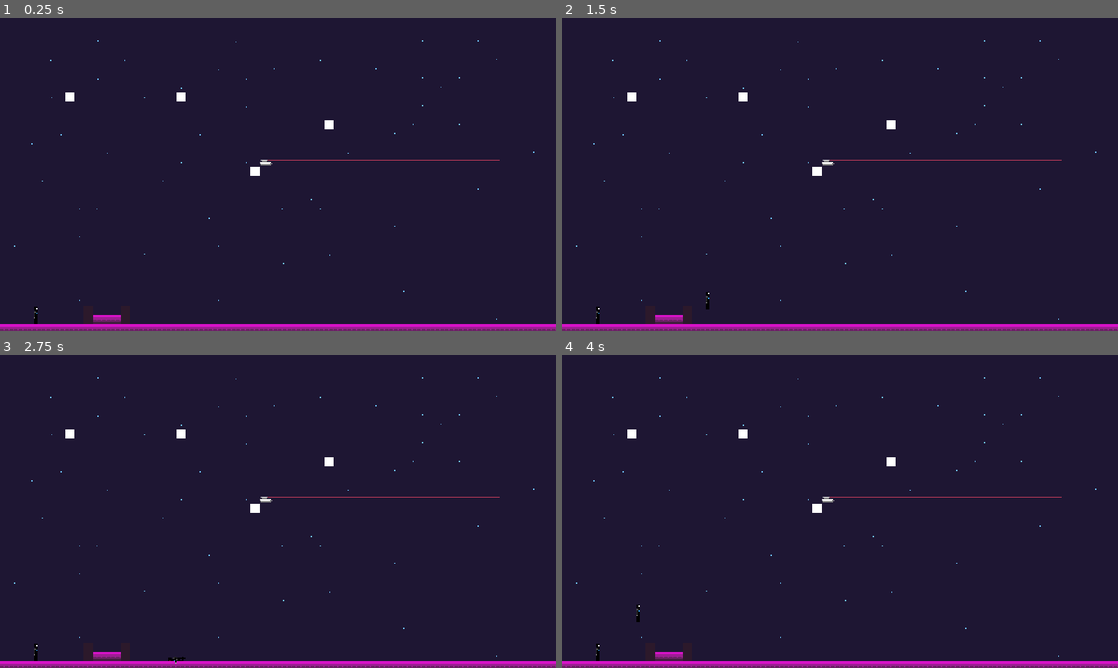
Above: before the commit, frames 1-4 (two rows, left to right).
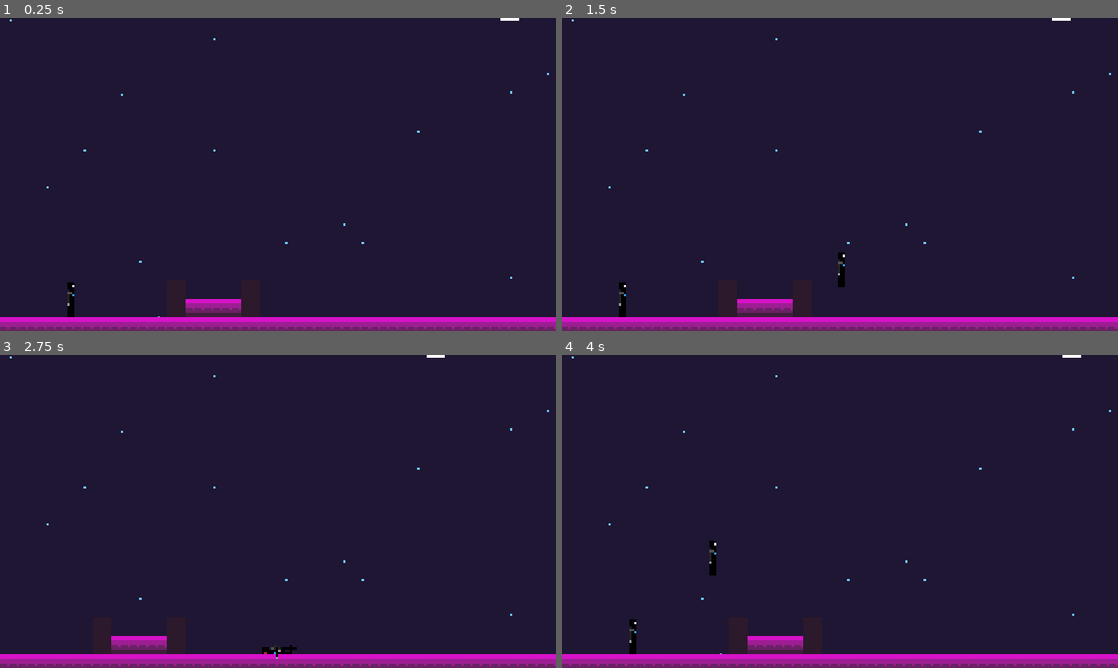
Above: after the commit, the same moments.

Repository: antiomiae/mario
Game: Godot game, scene res://tether/mega_scene.tscn
Two runs of this game, one before a commit and one after it. Both use one fixed random seed, a clock stepped at 60 frames per second and the inputs below. This scene is started directly instead of the project's main scene.
Inputs:
- Up to frame 1 (0.25 s): no input
- Up to frame 2 (1.5 s): tap Enter at 0.5 s; hold Right (ui_right) from 0.53 s (still down); tap G (grapple) at 0.6 s; tap Space (jump) at 0.77 s; tap Shift (run) at 1.35 s
- Up to frame 3 (2.75 s): tap Space (jump) at 1.52 s; release Right (ui_right) at 2.03 s; hold Left (ui_left) from 2.03 s (still down); tap F (shoot) at 2.1 s
- Up to frame 4 (4 s): release Left (ui_left) at 2.78 s; hold Right (ui_right) from 2.78 s (still down); tap G (grapple) at 2.85 s; tap Space (jump) at 3.02, 3.77 s; tap Escape (reset) at 3.5 s; tap Shift (run) at 3.6 s

The runs differ from the first frame. In frame 1, 4.9% of the frame differs, in the area x 0-100%, y 0-100%; in frame 2, 5.1%; in frame 3, 4.9%; in frame 4, 5.1%.

Commit message:
.

Diff:
--- a/player_input.gd
+++ b/player_input.gd
@@ -4,7 +4,9 @@
     var player_specific_action = _action_name_for_player(action, player)
     if InputMap.has_action(player_specific_action):
         return player_specific_action
-    return action
-
+    if player > 1:
+        return ''
+    else:
+        return action
 func _action_name_for_player(action, player):
     return "%s_player_%d" % [action, player]
--- a/tether/elevator.gd
+++ b/tether/elevator.gd
@@ -50,7 +50,7 @@
         if state != STATE.UP and state != STATE.MOVING_UP:
             go_to(p1)
             state = STATE.MOVING_UP
-
+    #_update_position(delta)
     call_deferred("_update_position", delta)
 
 
--- a/tether/elevator.tscn
+++ b/tether/elevator.tscn
@@ -12,6 +12,7 @@
 [node name="Elevator" type="KinematicBody2D"]
 collision_layer = 2
 collision_mask = 0
+motion/sync_to_physics = true
 script = ExtResource( 1 )
 p1 = Vector2( 16, 64 )
 
--- a/tether/mega_scene.tscn
+++ b/tether/mega_scene.tscn
@@ -53,6 +53,7 @@
 
 [node name="Elevator" parent="." instance=ExtResource( 4 )]
 position = Vector2( 80, 256 )
+collision/safe_margin = 0.001
 p1 = Vector2( 200, 100 )
 
 [node name="player" parent="." instance=ExtResource( 5 )]
@@ -60,6 +61,7 @@
 
 [node name="Camera2D" type="Camera2D" parent="player"]
 current = true
+zoom = Vector2( 0.5, 0.5 )
 limit_left = 0
 limit_top = -200
 limit_right = 480
--- a/tether/player.gd
+++ b/tether/player.gd
@@ -131,7 +131,7 @@
 func _normal_movement(delta):
     var x_input = x_input_strenth()
 
-    crouching = Input.is_action_pressed(PlayerInput.get_player_action("down"))
+    crouching = Input.is_action_pressed(input("down"))
 
     if x_input != 0 and not crouching:
         apply_horizontal_input(x_input)
@@ -194,7 +194,11 @@
 
 
 func apply_gravity():
-    velocity.y += gravity
+    # if we're moving up, don't apply gravity
+    if air_state == ON_GROUND and get_floor_velocity().y < 0:
+        pass
+    else:
+        velocity.y += gravity
     velocity.y = min(velocity.y, max_fall_speed)
 
 
Binary file added: palettes/hotline.png
Not shown, added: sprites/explosion.pyxel
Not shown, changed: sprites/hotline.pyxel
Not shown, changed: sprites/runner.pyxel
